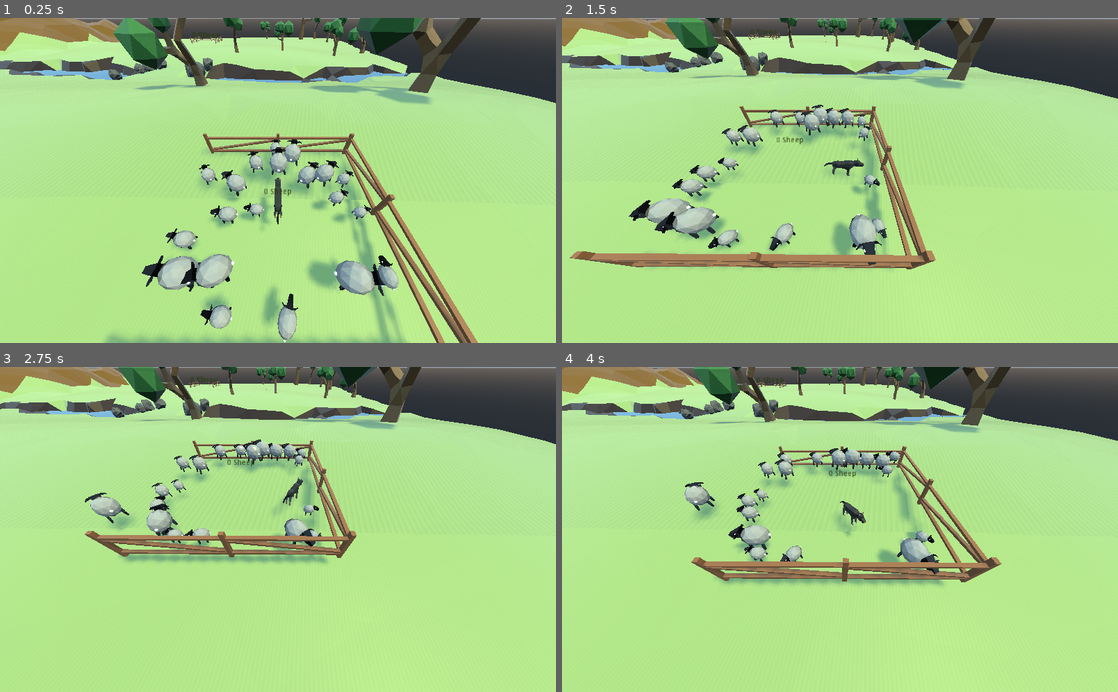
Above: before the commit, frames 1-4 (two rows, left to right).
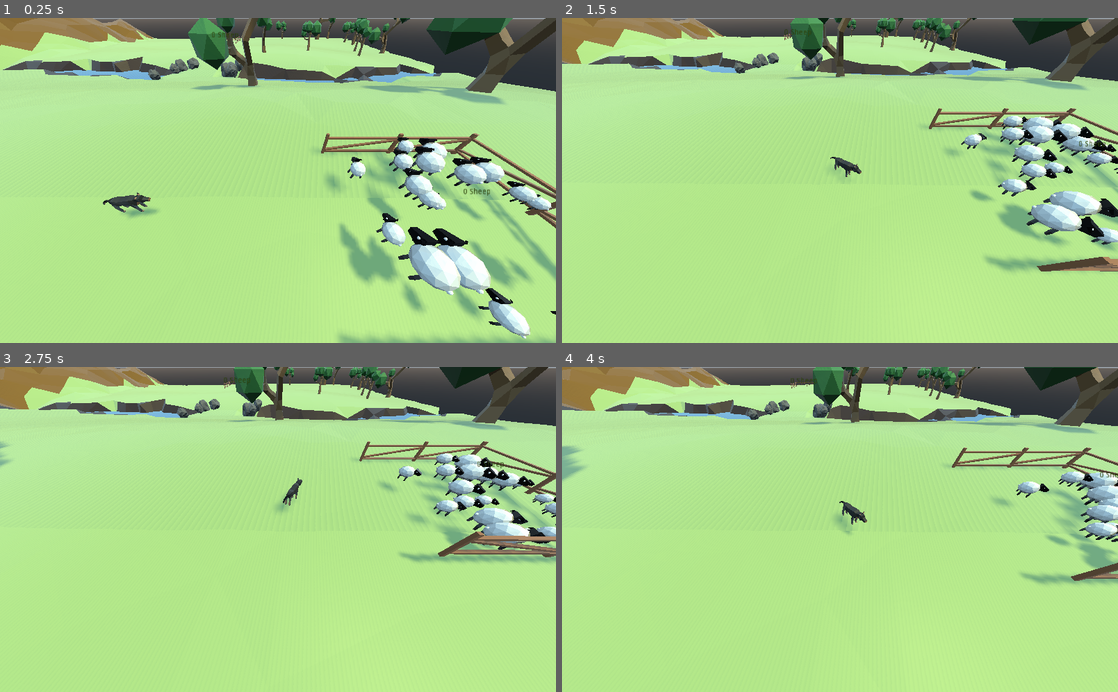
Above: after the commit, the same moments.

Repository: panic-fennecs/ideal-garbanzo
Game: Godot game, scene res://Main.tscn
Two runs of this game, one before a commit and one after it. Both use one fixed random seed, a clock stepped at 60 frames per second and the inputs below. Sound files missing from this copy of the repository are replaced by a short silence.
Inputs (mouse positions are in pixels of both pictures, inside the frame that each line leads up to):
- Up to frame 1 (0.25 s): no input
- Up to frame 2 (1.5 s): tap Enter at 0.5 s; move the mouse to (962, 164) at 0.52 s; click (962, 164) at 0.67 s; drag from (728, 196) to (812, 245) at 1.27 s
- Up to frame 3 (2.75 s): move the mouse to (333, 458) at 2.02 s; click (333, 458) at 2.17 s
- Up to frame 4 (4 s): drag from (812, 594) to (673, 480) at 2.77 s; move the mouse to (1006, 578) at 3.52 s; click (1006, 578) at 3.67 s

The runs differ from the first frame. In frame 1, 32% of the frame differs, in the area x 0-100%, y 0-100%; in frame 2, 26%; in frame 3, 21%; in frame 4, 21%.

Commit message:
changed sheep start pos

Diff:
--- a/Ground.tscn
+++ b/Ground.tscn
@@ -151,3 +151,5 @@
 transform = Transform( -1.62921e-08, 0, 1, 0, 1, 0, -0.1, 0, -1.62921e-07, -0.0207829, 0, 1.04082 )
 shape = SubResource( 3 )
 [connection signal="input_event" from="Ground" to="." method="_on_StaticBody_input_event"]
+
+[editable path="Detail/Tree07"]
--- a/Main.gd
+++ b/Main.gd
@@ -7,7 +7,7 @@
 func init_sheep():
 	for _i in range(20):
 		var s = SheepScene.instance()
-		s.translate(Vector3((randf()-0.5)*20.0, 1, (randf()-0.5)*20.0))
+		s.translate($SheepSpawn.transform.origin + Vector3((randf()-0.5)*20.0, 1, (randf()-0.5)*20.0))
 		add_child(s)
 		var end_pos = $"EndZone".global_transform.origin
 		end_pos = Vector2(end_pos.x, end_pos.z)
--- a/Main.tscn
+++ b/Main.tscn
@@ -20,6 +20,7 @@
 script = ExtResource( 4 )
 
 [node name="Dog" parent="." instance=ExtResource( 3 )]
+transform = Transform( 0.0289335, 0, -0.999581, 0, 1, 0, 0.999581, 0, 0.0289335, -37.647, 0, 0 )
 
 [node name="DirectionalLight" type="DirectionalLight" parent="."]
 transform = Transform( 0.882346, 0.176037, 0.436436, -0.454603, 0.0790862, 0.887176, 0.12166, -0.981201, 0.149809, 0, 104.152, 0 )
@@ -31,4 +32,6 @@
 
 [node name="StartZone" parent="." instance=ExtResource( 5 )]
 transform = Transform( -1.62921e-07, 0, -1, 0, 1, 0, 1, 0, -1.62921e-07, 0, -1.20727, 0 )
+
+[node name="SheepSpawn" type="Position3D" parent="."]
 [connection signal="clicked" from="Ground" to="Dog" method="_on_Ground_clicked"]
--- a/Sheep.gd
+++ b/Sheep.gd
@@ -45,10 +45,6 @@
 	var r = randf() * .8 + .7
 	var c = randf() * .5 + .5
 	$"SheepModel".transform = $"SheepModel".transform.scaled(Vector3(r, r, r))
-	var mesh = $"SheepModel/Icosphere".get_mesh()
-	var material = mesh.surface_get_material(0).duplicate()
-	material.albedo_color = Color(c, c, c, 1)
-	mesh.surface_set_material(0, material)
 
 func init(target_position, entry_position):
 	target_point = target_position
